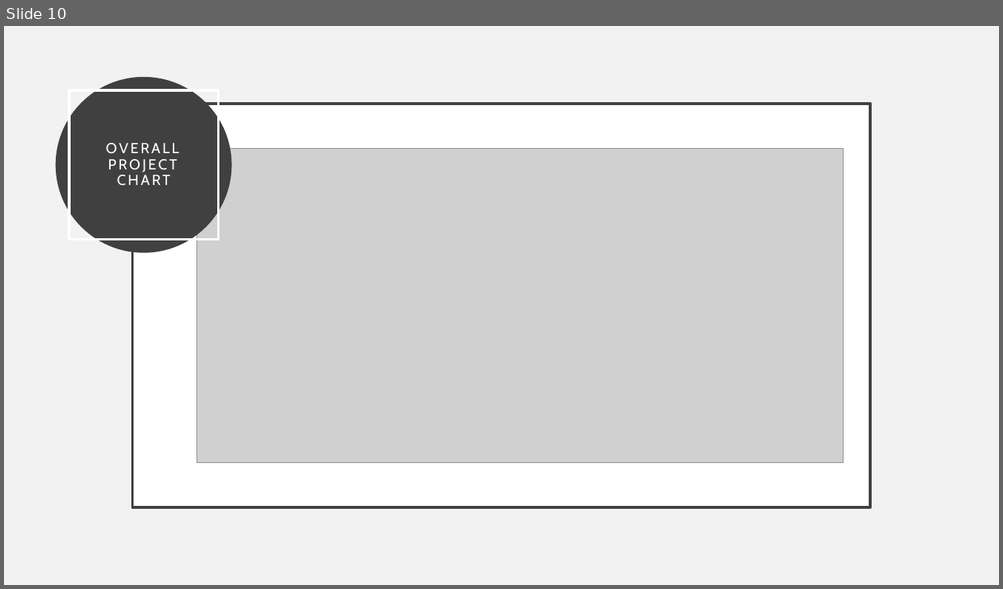
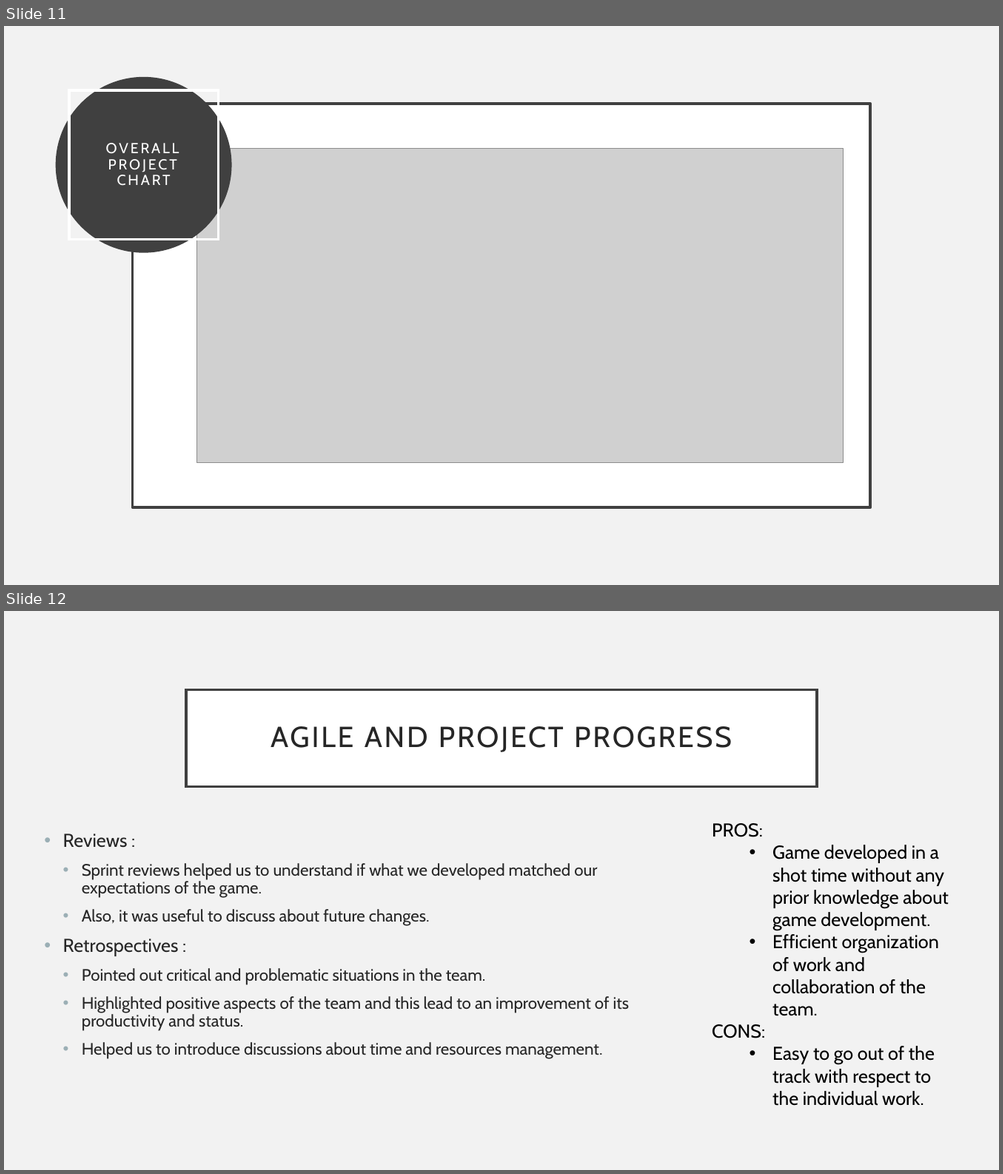
Before and after one commit to gdesimone97/unisa-life, a slide deck: PRESENTAZIONE FINALE2.pptx. Shown one above the other, each under a label of ours: slide 10 before the commit, slides 11 and 12 after it. The pictures are 1003x589 and 1003x1174 pixels, drawn with LibreOffice and Linux fonts; fonts in the diff are those of the drawing; grey boxes stand for pictures. Boxes give left, top, right and bottom in pixels: in the first picture for what was removed or moved away, otherwise in the second. Text is boxed around its words. In the diff, an @@ line names an element or a change of style, - is before the commit and + after.

```diff
--- a/PRESENTAZIONE FINALE2.pptx
+++ b/PRESENTAZIONE FINALE2.pptx
@@ slide 12 added at [4,611,999,1170], background #F2F2F2 @@
@@ title added at [186,689,817,786], fill #FFFFFF, outline #404040 2.5 pt, 28 pt, text #262626 @@
+AGILE AND PROJECT PROGRESS
@@ text added at [711,823,948,1088], 18 pt, text #000000 @@
+PROS:
+  • Game developed in a shot time without any prior knowledge about game development.
+  • Efficient organization of work and collaboration of the team.
+CONS:
+  • Easy to go out of the track with respect to the individual work.
@@ text added at [63,834,629,1059], 16 pt, text #262626 @@
+• Reviews :
+  • Sprint reviews helped us to understand if what we developed matched our expectations of the game.
+  • Also, it was useful to discuss about future changes.
+• Retrospectives :
+  • Pointed out critical and problematic situations in the team.
+  • Highlighted positive aspects of the team and this lead to an improvement of its productivity and status.
+  • Helped us to introduce discussions about time and resources management.
@@ what was slide 10 is now slide 11 @@
```
Also in this commit, not shown: 2 slides changed, 1 other slide added.
